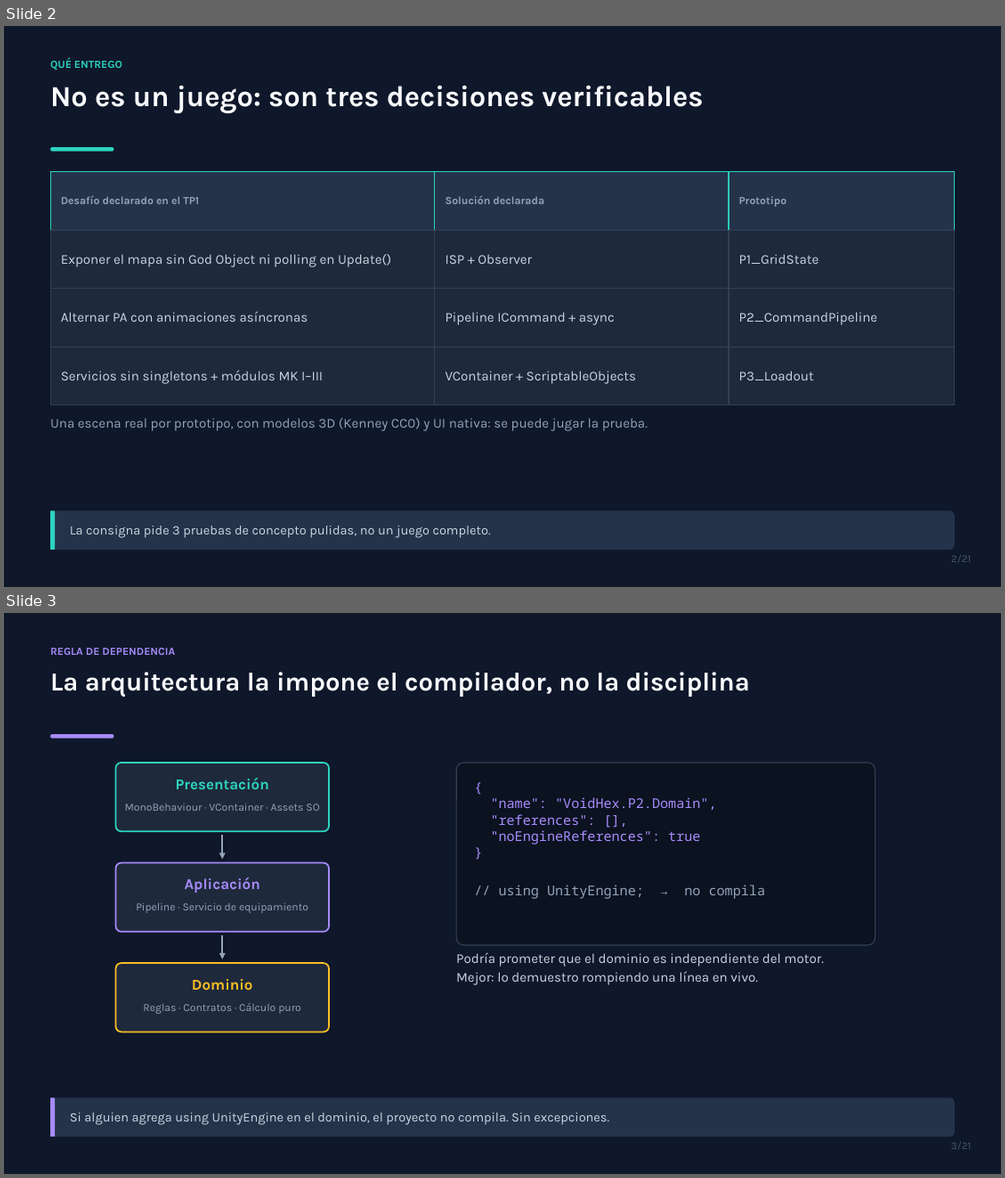
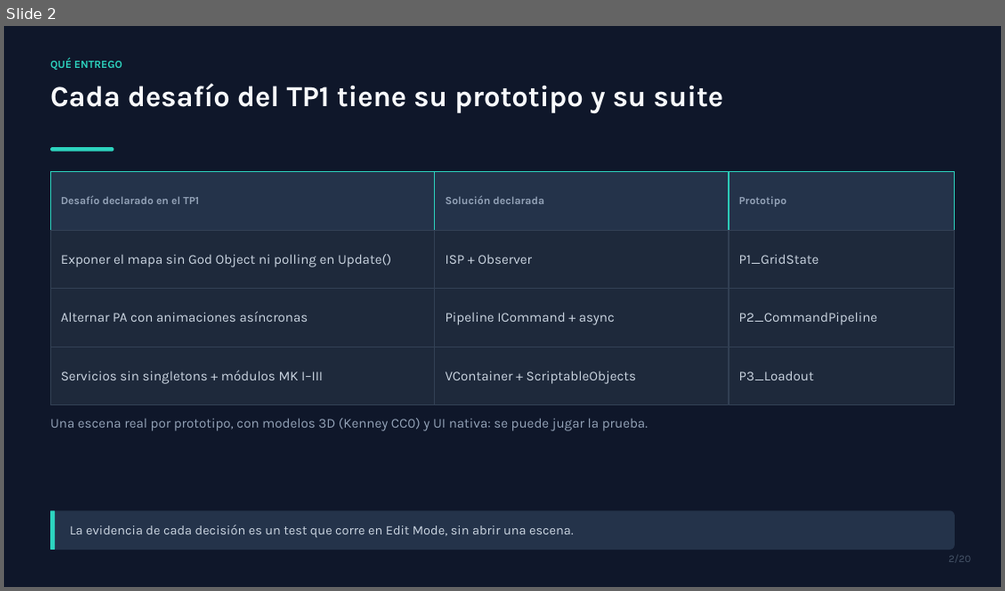
Before and after one commit to SenKetZu/HexPG, a slide deck: docs/presentacion/TP2-VoidHex-Tactics.pptx. Shown one above the other, each under a label of ours: slides 2 and 3 before the commit, slide 2 after it. The pictures are 1005x1178 and 1005x591 pixels, drawn with LibreOffice and Linux fonts; fonts in the diff are those of the drawing. Boxes give left, top, right and bottom in pixels: in the first picture for what was removed or moved away, otherwise in the second. Text is boxed around its words. In the diff, an @@ line names an element or a change of style, - is before the commit and + after.

Commit message:
Rebuild the deck: drop the layers slide, remove rubric phrasing, show the real test code

```diff
--- a/docs/presentacion/TP2-VoidHex-Tactics.pptx
+++ b/docs/presentacion/TP2-VoidHex-Tactics.pptx
@@ slide 3 removed at (4, 613, 1001, 1174), background #0F172A @@
@@ text removed at (50, 648, 175, 655) @@
-REGLA DE DEPENDENCIA
@@ text removed at (50, 672, 750, 697) @@
-La arquitectura la impone el compilador, no la disciplina
@@ rounded rectangle removed at (50, 734, 114, 738) @@
@@ rounded rectangle removed at (115, 763, 329, 831) @@
@@ rounded rectangle removed at (456, 763, 875, 945) @@
@@ text removed at (176, 778, 269, 789) @@
-Presentación
@@ text removed at (491, 797, 766, 899) @@
-{
-"name": "VoidHex.P2.Domain",
-"references": [],
-"noEngineReferences": true
-}
-// using UnityEngine; → no compila
@@ text removed at (125, 803, 319, 811) @@
-MonoBehaviour · VContainer · Assets SO
@@ arrow removed from (222, 835) to (222, 859) @@
@@ rounded rectangle removed at (115, 863, 329, 932) @@
@@ text removed at (185, 877, 260, 892) @@
-Aplicación
@@ text removed at (136, 902, 308, 913) @@
-Pipeline · Servicio de equipamiento
@@ arrow removed from (222, 935) to (222, 959) @@
@@ text removed at (456, 952, 824, 985) @@
-Podría prometer que el dominio es independiente del motor.
-Mejor: lo demuestro rompiendo una línea en vivo.
@@ rounded rectangle removed at (115, 963, 329, 1032) @@
@@ text removed at (192, 979, 253, 990) @@
-Dominio
@@ text removed at (143, 1003, 301, 1013) @@
-Reglas · Contratos · Cálculo puro
@@ rounded rectangle removed at (50, 1097, 955, 1136) @@
@@ rounded rectangle removed at (50, 1097, 55, 1136) @@
@@ text removed at (70, 1112, 609, 1125) @@
-Si alguien agrega using UnityEngine en el dominio, el proyecto no compila. Sin excepciones.
@@ text removed at (951, 1142, 971, 1149) @@
-3/21
@@ slide 2 changed as well @@
@@ text at (50, 83, 724, 113): text changed @@
-No es un juego: son tres decisiones verificables
+Cada desafío del TP1 tiene su prototipo y su suite
@@ text at (70, 524, 574, 538): text changed @@
-La consigna pide 3 pruebas de concepto pulidas, no un juego completo.
+La evidencia de cada decisión es un test que corre en Edit Mode, sin abrir una escena.
@@ text at (948, 555, 971, 562): text changed @@
-2/21
+2/20
```
Also in this commit, not shown: 18 other slides changed, 1 slide added, 1 other slide removed, 2 other files.
